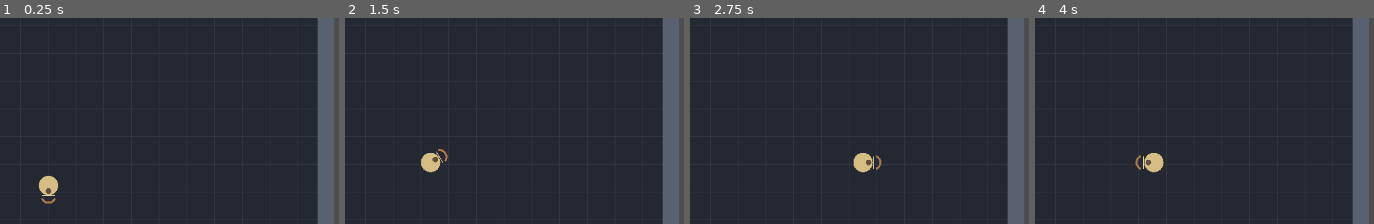
Above: before the commit, frames 1-4 (left to right).
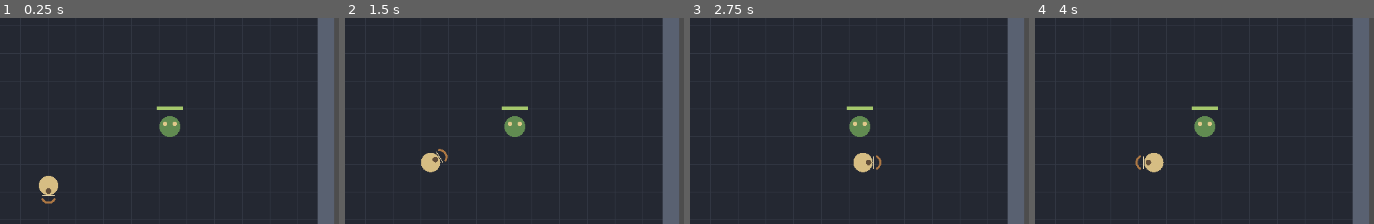
Above: after the commit, the same moments.

Repository: Jonty303/Project-Gauntlands
Game: Godot game, scene res://scenes/main.tscn
Two runs of this game, one before a commit and one after it. Both use one fixed random seed, a clock stepped at 60 frames per second and the inputs below.
Inputs (mouse positions are % of the whole screen's width and height, from its top left):
- Up to frame 1 (0.25 s): no input
- Up to frame 2 (1.5 s): tap Enter at 0.5 s; drag from (8, 87) to (69, 25) at 0.52 s; drag from (33, 54) to (51, 71) at 1.27 s
- Up to frame 3 (2.75 s): tap Space at 2 s; move the mouse to (69, 25) at 2.02 s; hold D (move_right) from 2.03 s (still down)
- Up to frame 4 (4 s): release D (move_right) at 2.75 s; drag from (51, 71) to (22, 32) at 2.77 s; tap Enter at 3.5 s; move the mouse to (92, 65) at 3.52 s; hold A (move_left) from 3.53 s (still down)
The pictures show only the part of the screen within x 50-100%, y 8-58%; the shares and areas given below are measured in that part.

The runs differ from the first frame. In frame 1, 0.7% of the frame differs, in the area x 46-54%, y 42-58%; in frame 2, 0.7%; in frame 3, 0.7%; in frame 4, 0.7%.

Commit message:
Place practice goblin in dungeon

Diff:
--- a/scenes/main.tscn
+++ b/scenes/main.tscn
@@ -1,13 +1,18 @@
-[gd_scene load_steps=4 format=3]
+[gd_scene load_steps=5 format=3]
 
 [ext_resource type="Script" path="res://scripts/main.gd" id="1"]
 [ext_resource type="PackedScene" path="res://scenes/player.tscn" id="2"]
 [ext_resource type="Script" path="res://scripts/touch_joystick.gd" id="3"]
+[ext_resource type="Script" path="res://scripts/goblin.gd" id="4"]
 
 [node name="Main" type="Node2D"]
 script = ExtResource("1")
 
 [node name="Player" parent="." instance=ExtResource("2")]
+
+[node name="Goblin" type="Node2D" parent="."]
+position = Vector2(175, -85)
+script = ExtResource("4")
 
 [node name="Camera2D" type="Camera2D" parent="."]
 enabled = true
@@ -26,4 +31,8 @@
 mouse_filter = 1
 script = ExtResource("3")
 
+[node name="AttackButton" type="TouchScreenButton" parent="TouchControls"]
+position = Vector2(0, 0)
+script = null
+
 [connection signal="direction_changed" from="TouchControls/Joystick" to="Player" method="set_touch_direction"]
